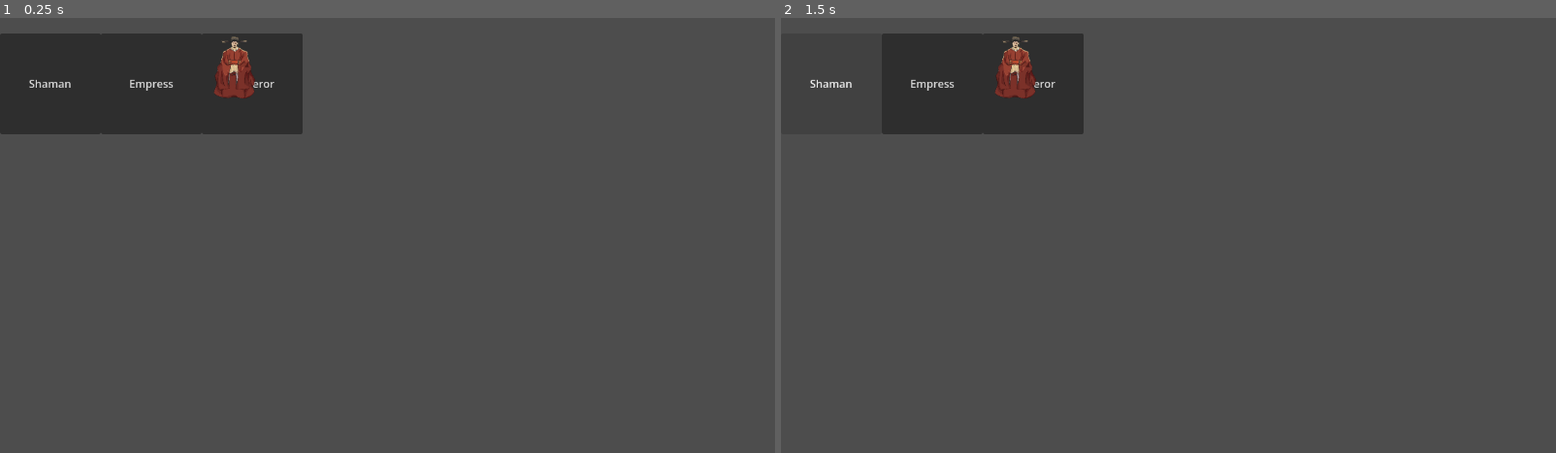
Above: before the commit, frames 1-2 (left to right).
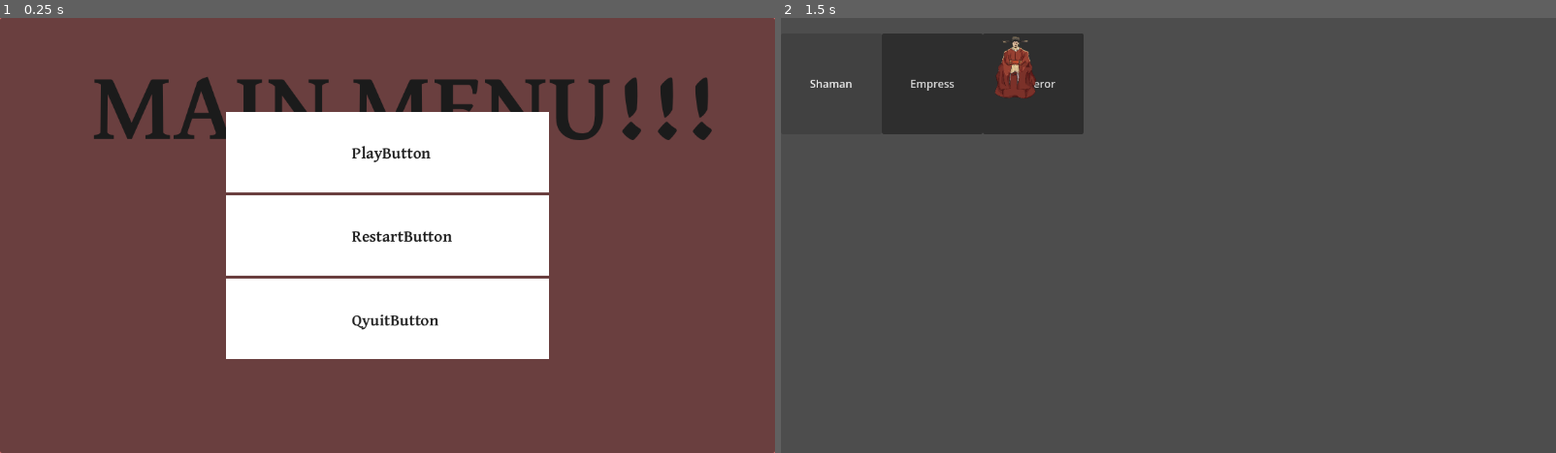
Above: after the commit, the same moments.

Repository: theroonguy/RoyaltyGameJam
Game: Godot game, scene res://ui/main_menu.tscn
Two runs of this game, one before a commit and one after it. Both use one fixed random seed, a clock stepped at 60 frames per second and the inputs below. Before the commit the project starts from res://game.tscn.
Inputs (mouse positions are in pixels of both pictures, inside the frame that each line leads up to):
- Up to frame 1 (0.25 s): no input
- Up to frame 2 (1.5 s): click (1168, 152) at 0.52 s; click "Shaman" at 1.25 s

The runs differ from the first frame. In frame 1, 98% of the frame differs, in the area x 0-100%, y 0-100%; in frame 2, nothing differs.

Commit message:
final commit here

Diff:
--- a/project.godot
+++ b/project.godot
@@ -12,7 +12,7 @@
 
 config/name="RoyaltyGameJam"
 config/description="Enter an interesting project description here!"
-run/main_scene="uid://muj7dnldfkoq"
+run/main_scene="uid://bn231i0ybjsg4"
 config/features=PackedStringArray("4.7")
 config/icon="res://icon.png"
 
--- a/scenes/main_map.tscn
+++ b/scenes/main_map.tscn
@@ -1,4 +1,7 @@
 [gd_scene format=3 uid="uid://dqdw3onuhrcmi"]
+
+[ext_resource type="PackedScene" uid="uid://dxni1mr7iaopm" path="res://ui/hand.tscn" id="1_1xo34"]
+[ext_resource type="PackedScene" uid="uid://c56pgefbn2nuw" path="res://ui/character_list.tscn" id="2_eqscl"]
 
 [node name="MainMap" type="Control" unique_id=1064876462]
 layout_mode = 3
@@ -7,3 +10,12 @@
 anchor_bottom = 1.0
 grow_horizontal = 2
 grow_vertical = 2
+
+[node name="Hand" parent="." unique_id=1505745457 instance=ExtResource("1_1xo34")]
+layout_mode = 1
+offset_top = 431.0
+
+[node name="CharacterList" parent="." unique_id=1744399672 instance=ExtResource("2_eqscl")]
+layout_mode = 1
+offset_top = 27.0
+offset_bottom = -394.0
